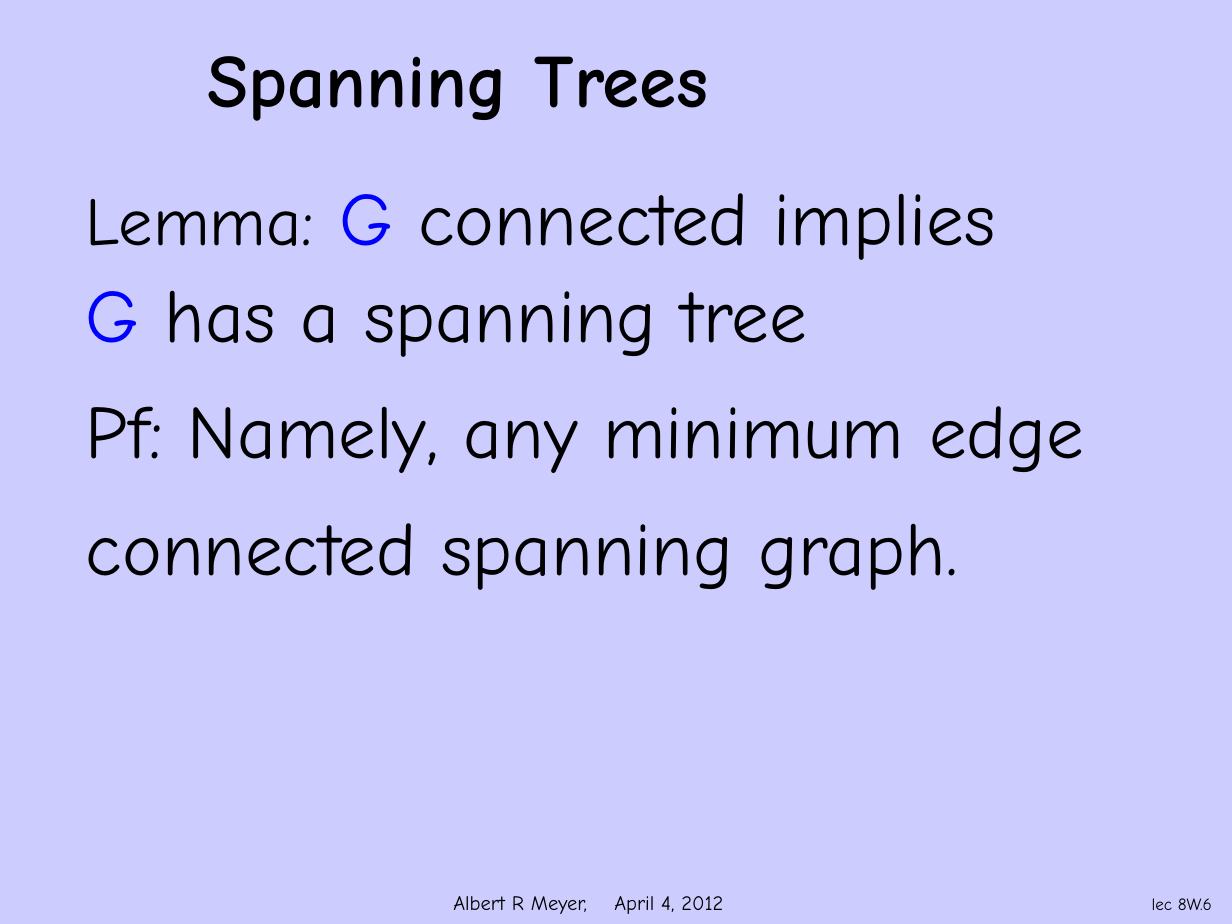
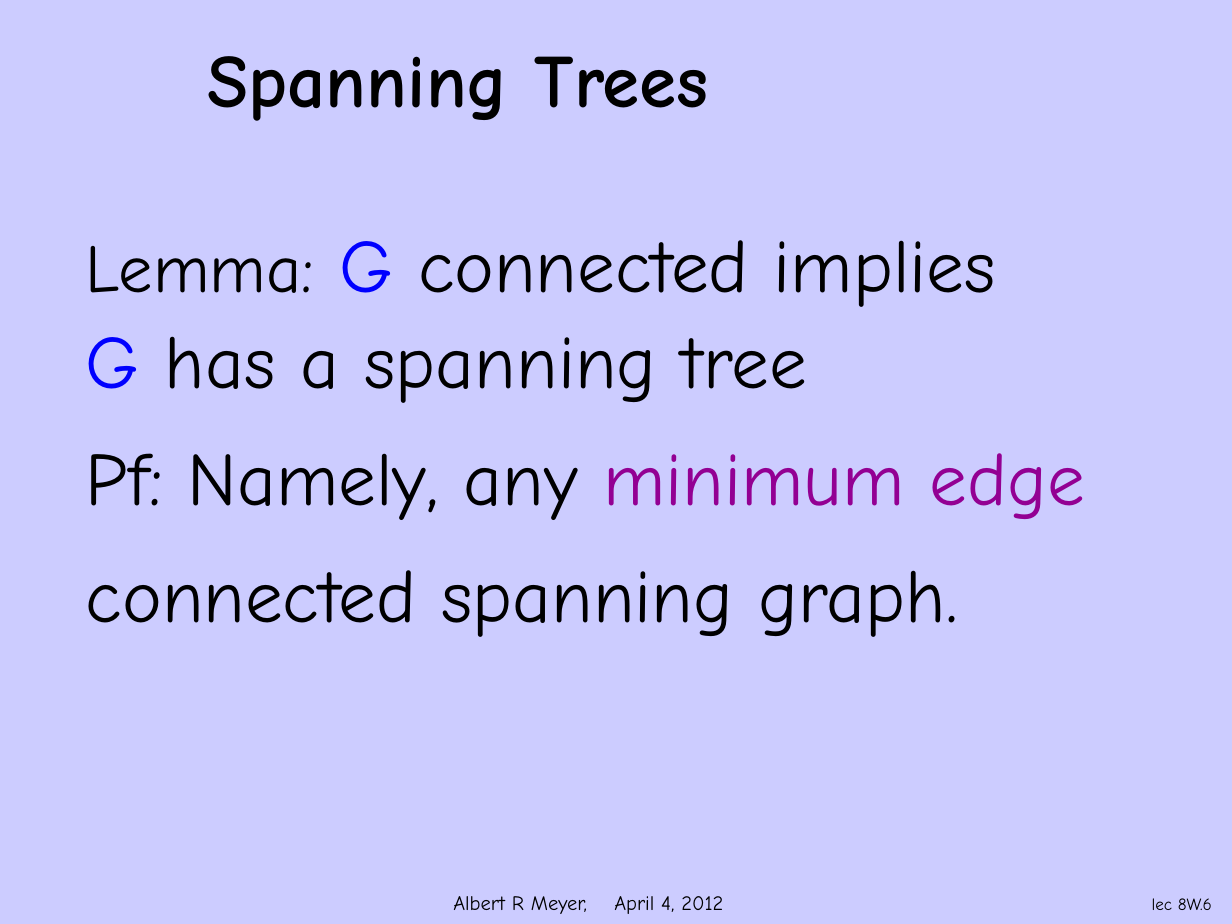
Before and after one commit to armeyer/mcs_web, a slide deck: slide 6 of spring12/slidesS12/trees-spanning.pptx. Drawn at 1232x924 pixels with LibreOffice and Linux fonts; fonts in the diff are those of the drawing; background and template pictures are left out. Boxes give left, top, right and bottom in pixels: in the first picture for what was removed or moved away, otherwise in the second. Text is boxed around its words. In the diff, an @@ line names an element or a change of style, - is before the commit and + after.

Commit message:
edit trees-coloring.pptx, animate trees-spanning.pptx

```diff
--- a/spring12/slidesS12/trees-spanning.pptx
+++ b/spring12/slidesS12/trees-spanning.pptx
@@ text "Lemma: G connected implies": place and size @@
-text "Lemma: G connected implies" at (86,193,1084,590)
+text "Lemma: G connected implies" at (86,240,1085,637)
@@ text at (86,453,1085,520): text colour #000000 to #930093 in "minimum edge" @@
```
Also in this commit, not shown: 4 other slides changed, 1 other file.
